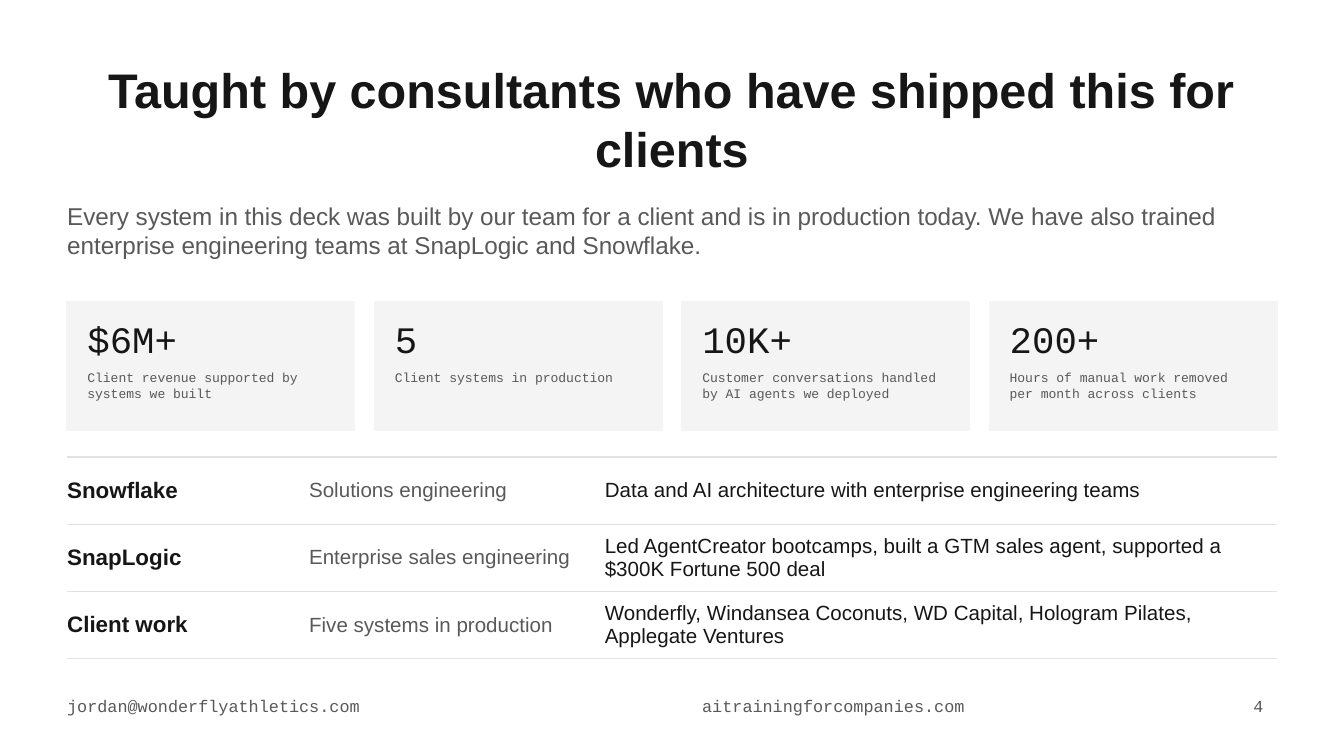
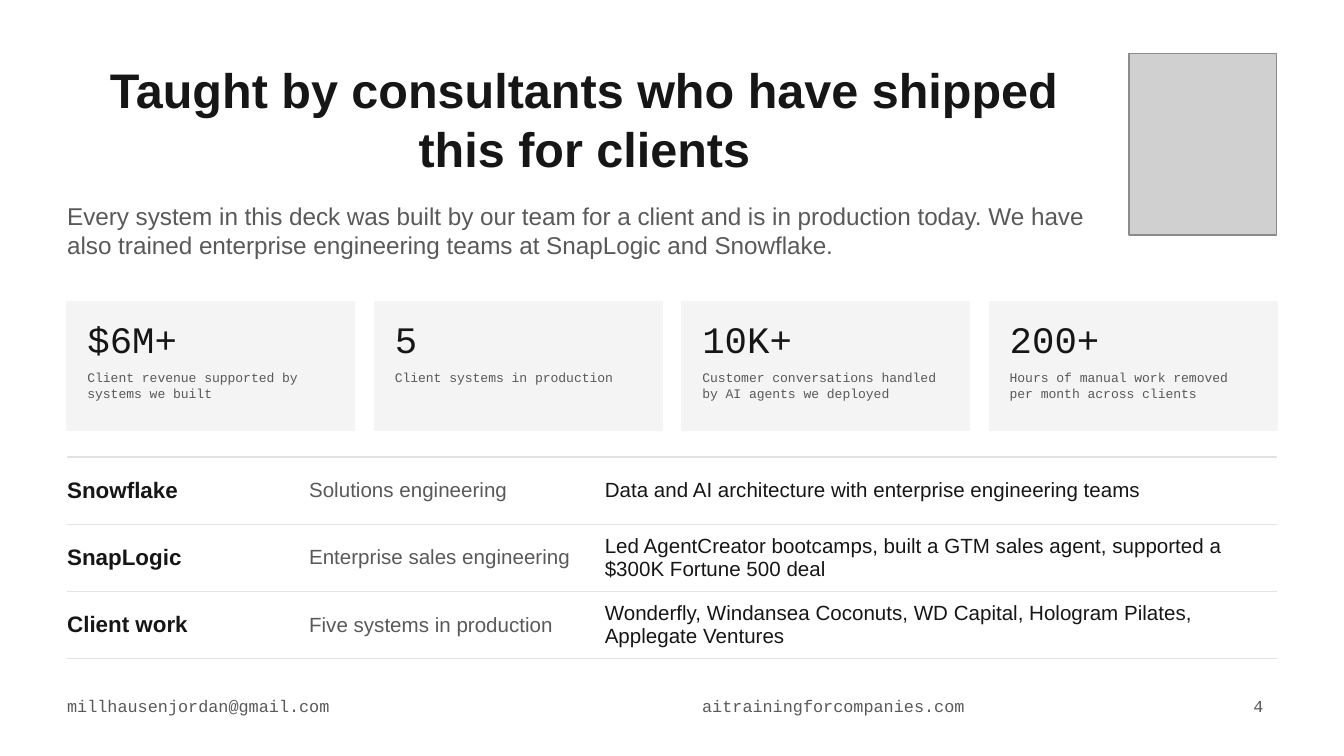
Before and after one commit to wonderfly123/ai-training-for-companies, a slide deck: slide 4 of docs/deck/AI-Training-For-Companies.pptx. Drawn at 1344x756 pixels with LibreOffice and Linux fonts; fonts in the diff are those of the drawing; grey boxes stand for pictures. Boxes give left, top, right and bottom in pixels: in the first picture for what was removed or moved away, otherwise in the second. Text is boxed around its words. In the diff, an @@ line names an element or a change of style, - is before the commit and + after.

```diff
--- a/docs/deck/AI-Training-For-Companies.pptx
+++ b/docs/deck/AI-Training-For-Companies.pptx
@@ picture added at (1129,54,1277,235) @@
@@ title "Taught by consultants who have ..." rewrapped from (108,73,1234,168) to (110,73,1058,168) @@
@@ text "Every system in this deck ..." rewrapped from (67,207,1215,259) to (67,207,1084,259) @@
@@ text at (67,700,329,716): text changed @@
-jordan@wonderflyathletics.com
+millhausenjordan@gmail.com
```
Also in this commit, not shown: 12 other slides changed, 6 other files.
